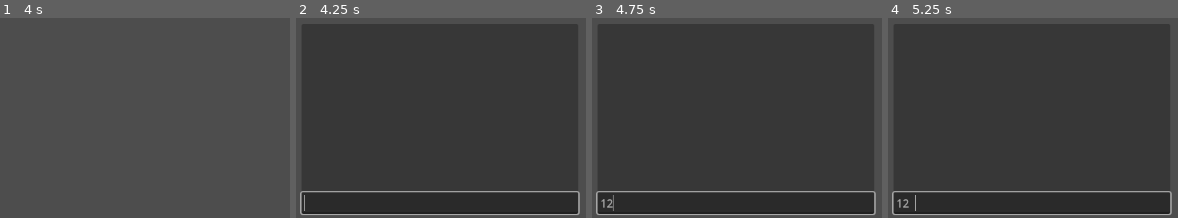
Above: before the commit, frames 1-4 (left to right).
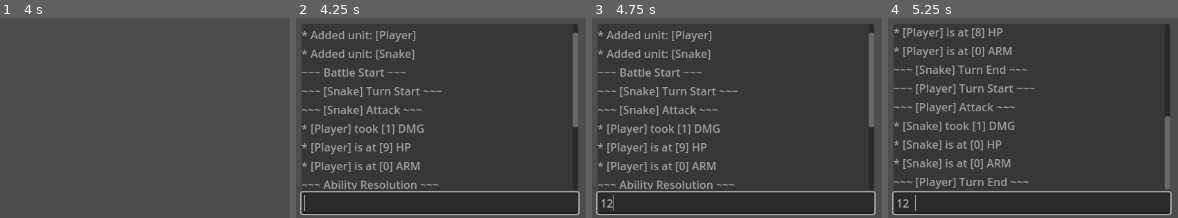
Above: after the commit, the same moments.

Repository: Endermandels/ForrestDwellers2
Game: Godot game, scene res://scenes/main_menu.tscn
Same seed, same stepped clock (60 frames per second), same inputs: the game is played once before the commit and once after it.
Inputs (mouse positions are in pixels of both pictures, inside the frame that each line leads up to):
- Up to frame 1 (4 s): tap Enter at 0.5, 2, 3.5 s; tap Space (select) at 0.6, 1.25, 1.35, 2.1, 2.75, 2.85, 3.6 s
- Up to frame 2 (4.25 s): tap ` (console) at 4.15 s
- Up to frame 3 (4.75 s): click (737, 204) at 4.27 s; type "12" at 4.35 s
- Up to frame 4 (5.25 s): tap Space (select) at 5, 5.1 s

Frame 1 is identical in both runs. In frame 2, 7.3% of the frame differs, in the area x 2-98%, y 6-86%; in frame 3, 7.3%; in frame 4, 7.2%.

Commit message:
Add default color options to Console, change prints to Console.print_line

Diff:
--- a/scenes/components/console.tscn
+++ b/scenes/components/console.tscn
@@ -10,6 +10,7 @@
 offset_right = 48.0
 offset_bottom = 408.0
 script = ExtResource("1_k8p3b")
+default_text_color = Color(0.79, 0.79, 0.79, 1)
 scroll_box = NodePath("PanelContainer/VBoxContainer/ScrollContainer")
 chat_box = NodePath("PanelContainer/VBoxContainer/ScrollContainer/ChatBox")
 line_edit = NodePath("PanelContainer/VBoxContainer/LineEdit")
--- a/scripts/components/console.gd
+++ b/scripts/components/console.gd
@@ -3,6 +3,8 @@
 
 @export var command_char: String = "/" ## Character denoting command (like /debug)
 @export var history_limit: int = 100 ## Number of labels before start to delete new labels
+@export var default_text_color: Color = Color.DIM_GRAY ## Default color of print_line text
+@export var default_text_submit_color: Color = Color.WHITE ## Default color of submitted text
 @export_group("Nodes")
 @export var scroll_box: ScrollContainer
 @export var chat_box: VBoxContainer
@@ -18,7 +20,7 @@
 	if new_text.begins_with(command_char):
 		command_received = new_text.substr(1).strip_edges() # Store command received
 	else:
-		print_to_chat(new_text)
+		print_line(new_text, default_text_submit_color)
 	line_edit.text = ""
 
 ## Get command_received (resets command_received to "")
@@ -28,7 +30,7 @@
 	return res
 
 ## Add a Label to the Chat Box
-func print_to_chat(text: String, col: Color = Color.WHITE) -> void:
+func print_line(text: String, col: Color = default_text_color) -> void:
 	var label: Label = Label.new()
 
 	label.text = text
@@ -41,6 +43,8 @@
 	await get_tree().process_frame # Need to wait before child is registered
 	scroll_box.ensure_control_visible(label)
 
+	print(text) # Why not?
+
 ## Toggle showing or hiding the console
 func toggle() -> void:
 	if not visible:
--- a/scripts/runtime/effects/dmg_effect_runtime.gd
+++ b/scripts/runtime/effects/dmg_effect_runtime.gd
@@ -13,6 +13,6 @@
 		dmg = Helper.clamp_zero(dmg - target.arm)
 		target.arm = Helper.clamp_zero(target.arm - value)
 	target.hp = Helper.clamp_zero(target.hp - dmg)
-	print("* [%s] took [%d] DMG" % [target, dmg])
-	print("* [%s] is at [%d] HP" % [target, target.hp])
-	print("* [%s] is at [%d] ARM" % [target, target.arm])
+	Console.print_line("* [%s] took [%d] DMG" % [target, dmg])
+	Console.print_line("* [%s] is at [%d] HP" % [target, target.hp])
+	Console.print_line("* [%s] is at [%d] ARM" % [target, target.arm])
--- a/scripts/scenes/battle.gd
+++ b/scripts/scenes/battle.gd
@@ -12,7 +12,7 @@
 	var command: String = Console.get_command()
 	if command != "" and not command in COMMANDS.keys():
 		push_warning("Invalid command: '%s'" % command)
-		Console.print_to_chat("! Invalid command: '%s'" % command, Color.RED)
+		Console.print_line("! Invalid command: '%s'" % command, Color.RED)
 
 	if Input.is_action_just_pressed("select") or command == COMMANDS.step or command == COMMANDS.s: # TODO: Add animation check
 		battle_handler.step()
--- a/scripts/scenes/battle/battle_handler.gd
+++ b/scripts/scenes/battle/battle_handler.gd
@@ -29,7 +29,7 @@
 	for a in unit.abilities:
 		unit.add_child(a)
 
-	print("* Added unit: [%s]" % unit)
+	Console.print_line("* Added unit: [%s]" % unit)
 
 ## Handle the next step in the battle
 func step() -> void:
--- a/scripts/scenes/battle/states/state_ability_resolution.gd
+++ b/scripts/scenes/battle/states/state_ability_resolution.gd
@@ -10,7 +10,7 @@
 	var ability: AbilityRuntime = abilities_queue.pop_front()
 
 	if ability:
-		print("* [%s] used [%s]" % [ability.source_unit, ability])
+		Console.print_line("* [%s] used [%s]" % [ability.source_unit, ability])
 		ability.apply(data.battlefield)
 	else:
 		state = next_state
@@ -18,7 +18,7 @@
 	return state
 
 func enter(data: BattleStateData) -> void:
-	print("~~~ Ability Resolution ~~~")
+	Console.print_line("~~~ Ability Resolution ~~~")
 	next_state = data.next_state
 
 func exit(data: BattleStateData) -> void:
--- a/scripts/scenes/battle/states/state_attack.gd
+++ b/scripts/scenes/battle/states/state_attack.gd
@@ -32,14 +32,14 @@
 		if abilities_queue.size() > 0:
 			state = ability_resolution_state
 	else:
-		print("* No valid targets left")
+		Console.print_line("* No valid targets left")
 
 	return state
 
 func enter(data: BattleStateData) -> void:
 	var cur_unit: UnitRuntime = data.units_queue[0]
 
-	print("~~~ [%s] Attack ~~~" % cur_unit)
+	Console.print_line("~~~ [%s] Attack ~~~" % cur_unit)
 	if data.defenders_queue.size() == 0:
 		# Initialize defenders_queue
 		data.defenders_queue = BattlefieldHandler.get_targets(cur_unit.attack_target_rule, cur_unit, data.battlefield)
--- a/scripts/scenes/battle/states/state_battle_end.gd
+++ b/scripts/scenes/battle/states/state_battle_end.gd
@@ -5,11 +5,11 @@
 	return null
 
 func enter(data: BattleStateData) -> void:
-	print("~~~ Battle End ~~~")
+	Console.print_line("~~~ Battle End ~~~")
 	if data.player_won:
-		print("* Player Won!")
+		Console.print_line("* Player Won!")
 	else:
-		print("* Game Over")
+		Console.print_line("* Game Over")
 
 func exit(data: BattleStateData) -> void:
 	pass
--- a/scripts/scenes/battle/states/state_battle_start.gd
+++ b/scripts/scenes/battle/states/state_battle_start.gd
@@ -9,7 +9,7 @@
 func enter(data: BattleStateData) -> void:
 	var units_queue: Array[UnitRuntime] = data.units_queue
 
-	print("~~~ Battle Start ~~~")
+	Console.print_line("~~~ Battle Start ~~~")
 	units_queue.sort_custom(func (a: UnitRuntime, b: UnitRuntime): return a.spd > b.spd)
 
 func exit(data: BattleStateData) -> void:
--- a/scripts/scenes/battle/states/state_turn_end.gd
+++ b/scripts/scenes/battle/states/state_turn_end.gd
@@ -29,7 +29,7 @@
 func enter(data: BattleStateData) -> void:
 	var cur_unit: UnitRuntime = data.units_queue[0]
 
-	print("~~~ [%s] Turn End ~~~" % cur_unit)
+	Console.print_line("~~~ [%s] Turn End ~~~" % cur_unit)
 
 func exit(data: BattleStateData) -> void:
 	# Move front of queue unit to back of queue
--- a/scripts/scenes/battle/states/state_turn_start.gd
+++ b/scripts/scenes/battle/states/state_turn_start.gd
@@ -9,7 +9,7 @@
 func enter(data: BattleStateData) -> void:
 	var cur_unit: UnitRuntime = data.units_queue[0]
 
-	print("~~~ [%s] Turn Start ~~~" % cur_unit)
+	Console.print_line("~~~ [%s] Turn Start ~~~" % cur_unit)
 
 func exit(data: BattleStateData) -> void:
 	pass
--- a/scripts/scenes/main_menu.gd
+++ b/scripts/scenes/main_menu.gd
@@ -7,7 +7,7 @@
 	GameState.init_new_game()
 
 func _ready() -> void:
-	print("~~~ Main Menu ~~~")
+	Console.print_line("~~~ Main Menu ~~~")
 
 func _unhandled_input(_event: InputEvent) -> void:
 	if Input.is_action_just_pressed("select"):
